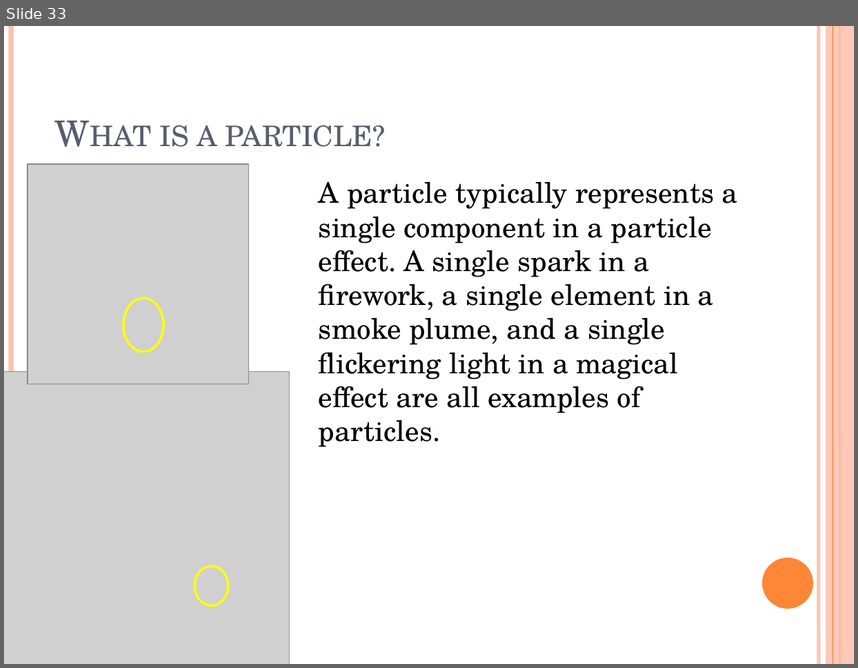
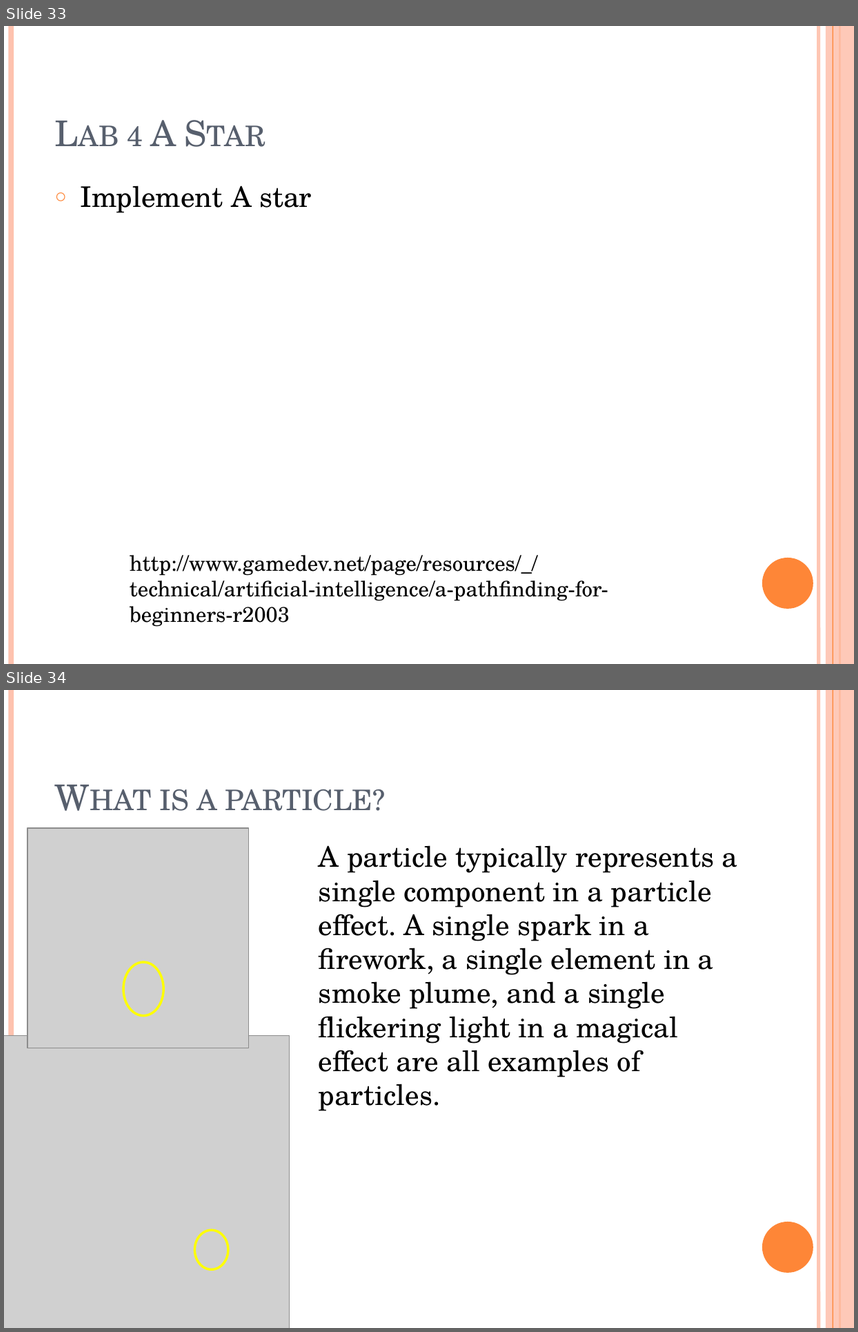
Before and after one commit to Andrea/XNAWorkshop, a slide deck: XNA workshop.pptx. Shown one above the other, each under a label of ours: slide 33 before the commit, slides 33 and 34 after it. The pictures are 858x668 and 858x1332 pixels, drawn with LibreOffice and Linux fonts; fonts in the diff are those of the drawing; grey boxes stand for pictures. Boxes give left, top, right and bottom in pixels: in the first picture for what was removed or moved away, otherwise in the second. Text is boxed around its words. In the diff, an @@ line names an element or a change of style, - is before the commit and + after.

Commit message:
updated slides

```diff
--- a/XNA workshop.pptx
+++ b/XNA workshop.pptx
@@ slide 33 added at (x1=4, y1=26, x2=854, y2=664), background #FFFFFF; not listed: 6 template elements that a slide beside it also shows @@
@@ title added at (x1=128, y1=120, x2=312, y2=207), 30 pt, text #575F6D, small capitals @@
+Lab 4 A Star
@@ text added at (x1=81, y1=185, x2=252, y2=213), 24 pt, text #000000 @@
+○ Implement A star
@@ text added at (x1=130, y1=555, x2=608, y2=626), 18 pt, text #000000 @@
+http://www.gamedev.net/page/resources/_/technical/artificial-intelligence/a-pathfinding-for-beginners-r2003
@@ what was slide 33 is now slide 34 @@
```
